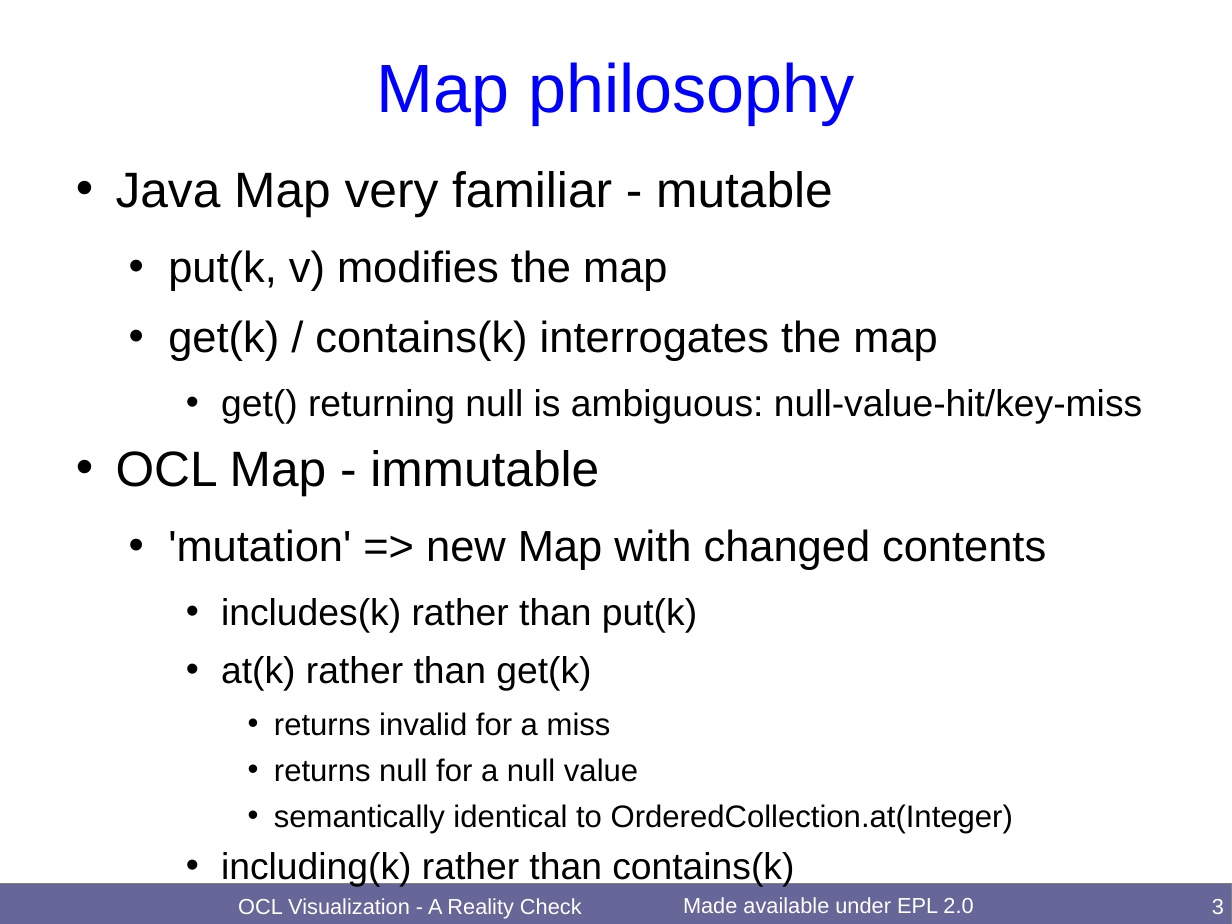
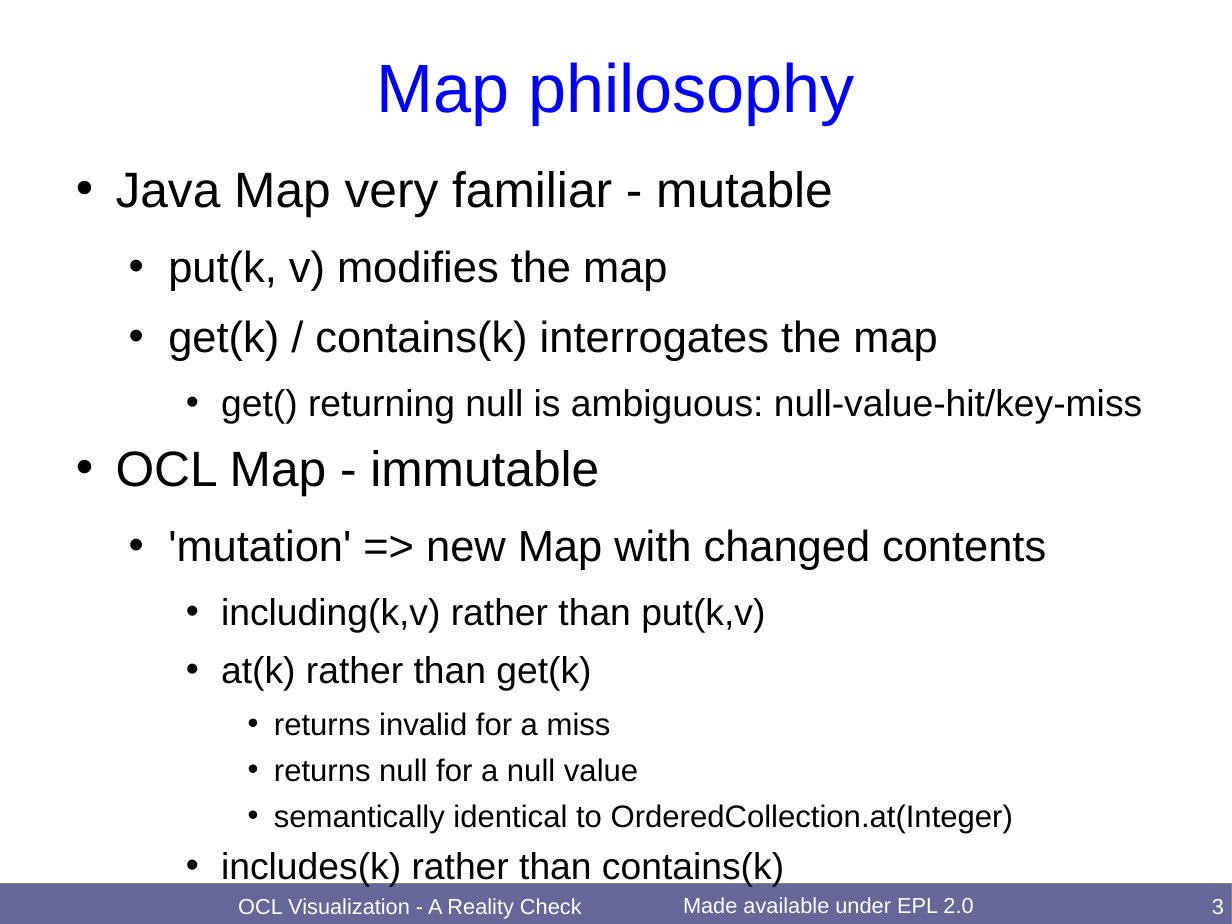
Before and after one commit to eclipse-ocl/ocl-website, a slide deck: slide 3 of ocl/docs/publications/OCL2019MapType/OCLMapType.odp. Drawn at 1232x924 pixels with LibreOffice and Linux fonts; fonts in the diff are those of the drawing. Boxes give left, top, right and bottom in pixels: in the first picture for what was removed or moved away, otherwise in the second. Text is boxed around its words. In the diff, an @@ line names an element or a change of style, - is before the commit and + after.

```diff
--- a/ocl/docs/publications/OCL2019MapType/OCLMapType.odp
+++ b/ocl/docs/publications/OCL2019MapType/OCLMapType.odp
@@ text at (221, 598, 765, 633): text changed @@
-    • includes(k) rather than put(k)
+    • including(k,v) rather than put(k,v)
@@ text at (221, 852, 784, 887): text changed @@
-    • including(k) rather than contains(k)
+    • includes(k) rather than contains(k)
```
Also in this commit, not shown: 2 other slides changed, 1 slide added, 2 other files.
